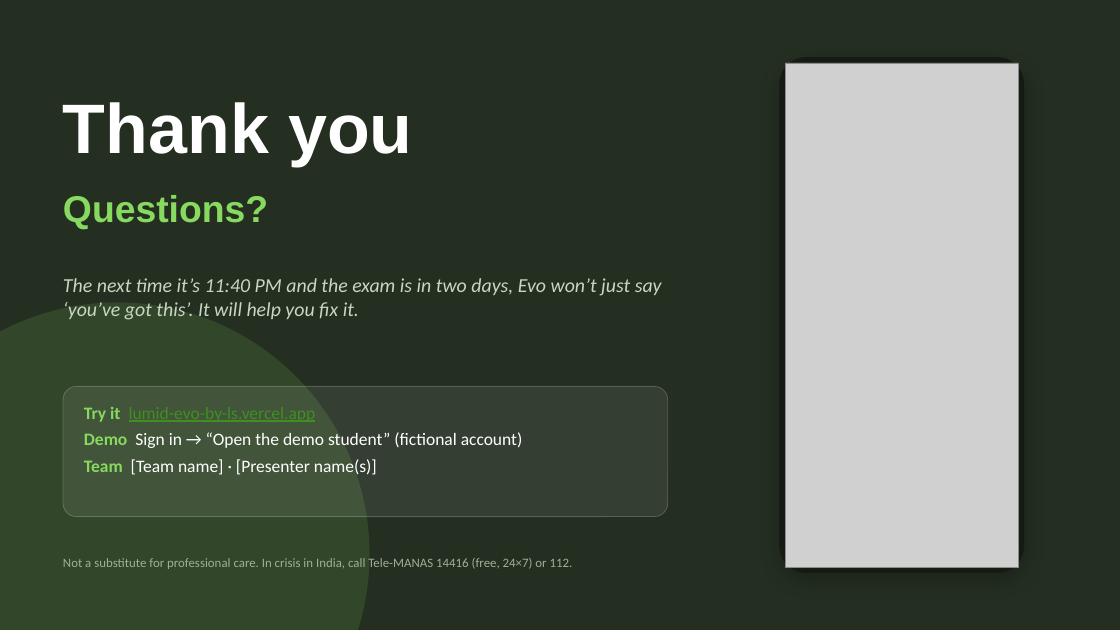
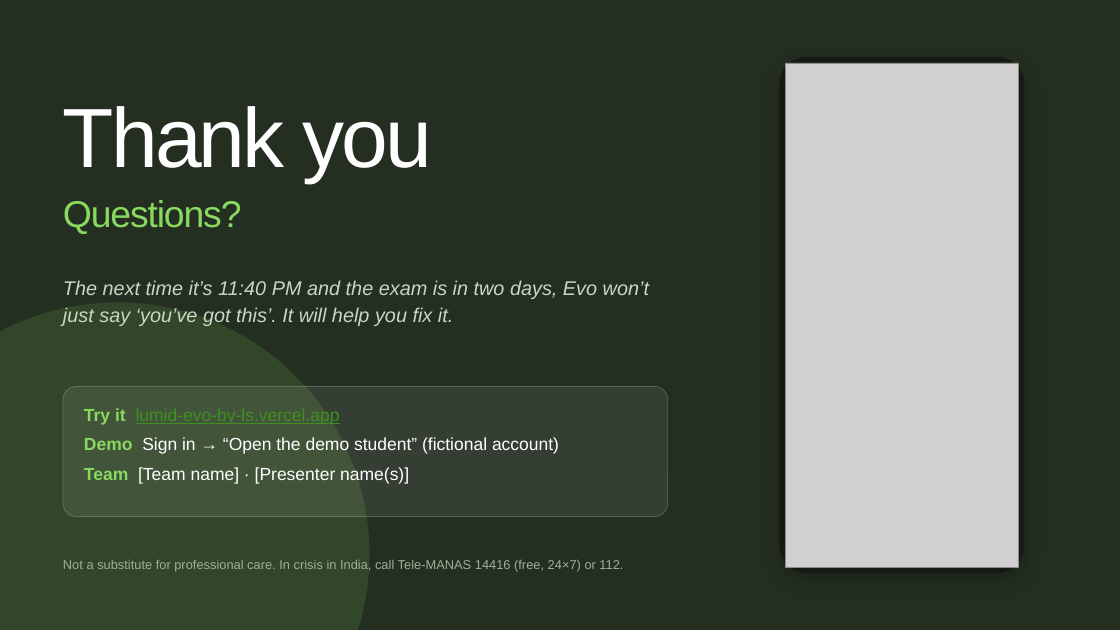
Before and after one commit to riyan-hx/Lumid-Evo-Ai, a slide deck: slide 10 of Lumid-Evo-Pitch.pptx. Drawn at 1120x630 pixels with LibreOffice and Linux fonts; fonts in the diff are those of the drawing; grey boxes stand for pictures. Boxes give left, top, right and bottom in pixels: in the first picture for what was removed or moved away, otherwise in the second. Text is boxed around its words. In the diff, an @@ line names an element or a change of style, - is before the commit and + after.

```diff
--- a/Lumid-Evo-Pitch.pptx
+++ b/Lumid-Evo-Pitch.pptx
@@ text "Thank you" at (x1=63, y1=106, x2=432, y2=183): size 60 to 72 pt, letter spacing 0 to -2.5 pt, bold off @@
@@ text "Questions?" at (x1=63, y1=200, x2=242, y2=234): letter spacing 0 to -1 pt, bold off; line spacing 1 to 1.12 @@
@@ font Calibri to Arial; line spacing 1 to 1.12 in 3 elements at (x1=63, y1=280, x2=649, y2=326), (x1=84, y1=408, x2=559, y2=484), (x1=63, y1=560, x2=623, y2=571) @@
```
Also in this commit, not shown: 9 other slides changed.
